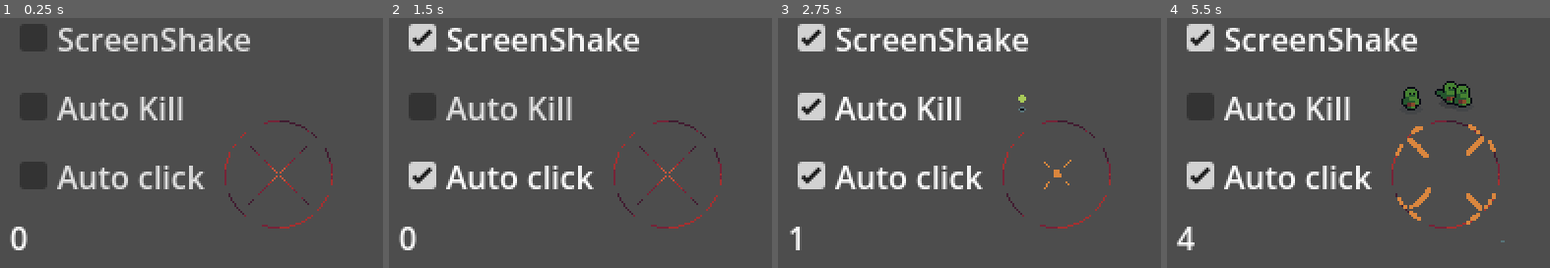
Above: before the commit, frames 1-4 (left to right).
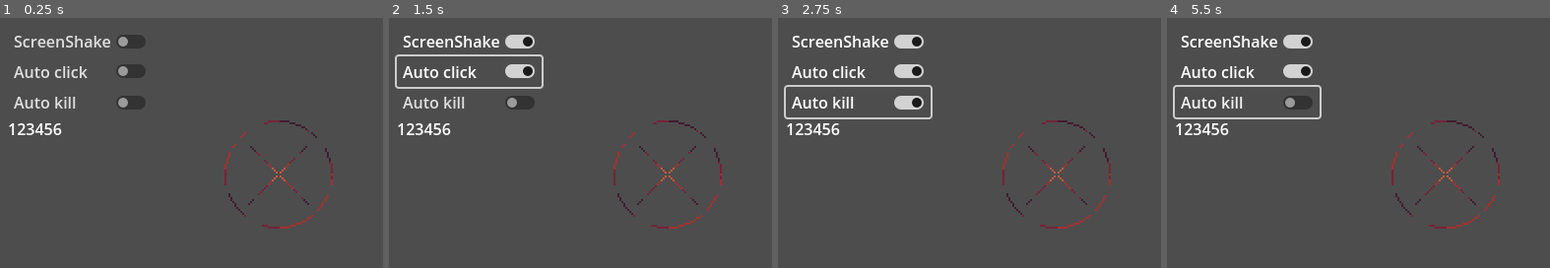
Above: after the commit, the same moments.

Repository: Jin9310/LudumDare55
Game: Godot game, scene res://NewGame/new_game.tscn
Same seed, same stepped clock (60 frames per second), same inputs: the game is played once before the commit and once after it.
Inputs (mouse positions are in pixels of both pictures, inside the frame that each line leads up to):
- Up to frame 1 (0.25 s): no input
- Up to frame 2 (1.5 s): click "ScreenShake" at 0.5 s; click "Auto click" at 1.25 s
- Up to frame 3 (2.75 s): click (858, 103) at 2 s, where only the run after the commit has a clickable "Auto kill"
- Up to frame 4 (5.5 s): click (1301, 108) at 2.75 s, where only the run before the commit has a clickable "Auto Kill"; tap Enter (ui_accept) at 3.5 s; drag from (1446, 173) to (1504, 103) at 3.52 s; drag from (1412, 100) to (1446, 173) at 4.27 s; move the mouse to (1450, 95) at 5.02 s; hold D (move_right) from 5.03 s (still down); tap Space at 5.1 s; click (1450, 95) at 5.17 s

The runs differ from the first frame. In frame 1, 9.5% of the frame differs, in the area x 2-66%, y 2-93%; in frame 2, 10%; in frame 3, 10%; in frame 4, 12%, in the area x 1-89%, y 2-93%.

Commit message:
preparation for new UI

Diff:
--- /dev/null
+++ b/HUD/hud.tscn
@@ -0,0 +1,36 @@
+[gd_scene format=3 uid="uid://cbocvie8xbvkp"]
+
+[node name="HUD" type="CanvasLayer"]
+
+[node name="MarginContainer" type="MarginContainer" parent="."]
+anchors_preset = 15
+anchor_right = 1.0
+anchor_bottom = 1.0
+grow_horizontal = 2
+grow_vertical = 2
+theme_override_constants/margin_left = 12
+theme_override_constants/margin_top = 12
+theme_override_constants/margin_right = 12
+theme_override_constants/margin_bottom = 12
+
+[node name="VBoxContainer" type="VBoxContainer" parent="MarginContainer"]
+layout_mode = 2
+size_flags_horizontal = 0
+theme_override_constants/separation = 0
+
+[node name="CheckButton" type="CheckButton" parent="MarginContainer/VBoxContainer"]
+layout_mode = 2
+text = "ScreenShake"
+
+[node name="CheckButton2" type="CheckButton" parent="MarginContainer/VBoxContainer"]
+layout_mode = 2
+text = "Auto click"
+
+[node name="CheckButton3" type="CheckButton" parent="MarginContainer/VBoxContainer"]
+layout_mode = 2
+text = "Auto kill"
+
+[node name="RichTextLabel" type="RichTextLabel" parent="MarginContainer/VBoxContainer"]
+layout_mode = 2
+text = "123456"
+fit_content = true
--- /dev/null
+++ b/MainMenu/main_menu.tscn
@@ -0,0 +1,32 @@
+[gd_scene format=3 uid="uid://c7cgvh160ikdi"]
+
+[node name="main_menu" type="Control"]
+layout_mode = 3
+anchors_preset = 15
+anchor_right = 1.0
+anchor_bottom = 1.0
+grow_horizontal = 2
+grow_vertical = 2
+
+[node name="TextureRect" type="TextureRect" parent="."]
+layout_mode = 1
+anchors_preset = 15
+anchor_right = 1.0
+anchor_bottom = 1.0
+grow_horizontal = 2
+grow_vertical = 2
+
+[node name="MarginContainer" type="MarginContainer" parent="."]
+layout_mode = 1
+anchors_preset = 15
+anchor_right = 1.0
+anchor_bottom = 1.0
+grow_horizontal = 2
+grow_vertical = 2
+theme_override_constants/margin_left = 12
+theme_override_constants/margin_top = 12
+theme_override_constants/margin_right = 12
+theme_override_constants/margin_bottom = 12
+
+[node name="VBoxContainer" type="VBoxContainer" parent="MarginContainer"]
+layout_mode = 2
--- a/Scenes/spawning_area.gd
+++ b/Scenes/spawning_area.gd
@@ -25,7 +25,6 @@
 			click_anim()
 			click_timer = GameManager.click_timer_base
 
-
 func click_anim():
 	animPlayer.play("click")
 
--- a/Scenes/spawning_area.tscn
+++ b/Scenes/spawning_area.tscn
@@ -1,9 +1,8 @@
-[gd_scene load_steps=15 format=3 uid="uid://egtp36jotad5"]
+[gd_scene load_steps=14 format=3 uid="uid://egtp36jotad5"]
 
 [ext_resource type="PackedScene" uid="uid://cnx0gji3v8ncm" path="res://PrefabedScenes/object_prefab.tscn" id="1_l0vk0"]
 [ext_resource type="Script" path="res://Scenes/spawning_area.gd" id="2_tkf8a"]
 [ext_resource type="Texture2D" uid="uid://ct54p3ksuy446" path="res://Art/SourceFiles/summoning_circle-Sheet.png" id="3_qxyau"]
-[ext_resource type="PackedScene" uid="uid://b3eb5scvihtsg" path="res://UI/menu_ui.tscn" id="4_8sqme"]
 
 [sub_resource type="CircleShape2D" id="CircleShape2D_mnjiw"]
 radius = 24.0
@@ -264,10 +263,4 @@
 }
 autoplay = "idle"
 
-[node name="menu_ui" parent="." index="4" instance=ExtResource("4_8sqme")]
-offset_left = -137.0
-offset_top = -20.0
-offset_right = -137.0
-offset_bottom = -20.0
-
 [connection signal="input_event" from="." to="." method="_on_input_event"]
--- a/project.godot
+++ b/project.godot
@@ -86,6 +86,7 @@
 [autoload]
 
 GameManager="*res://game_manager.gd"
+Hud="*res://HUD/hud.tscn"
 
 [display]
 
